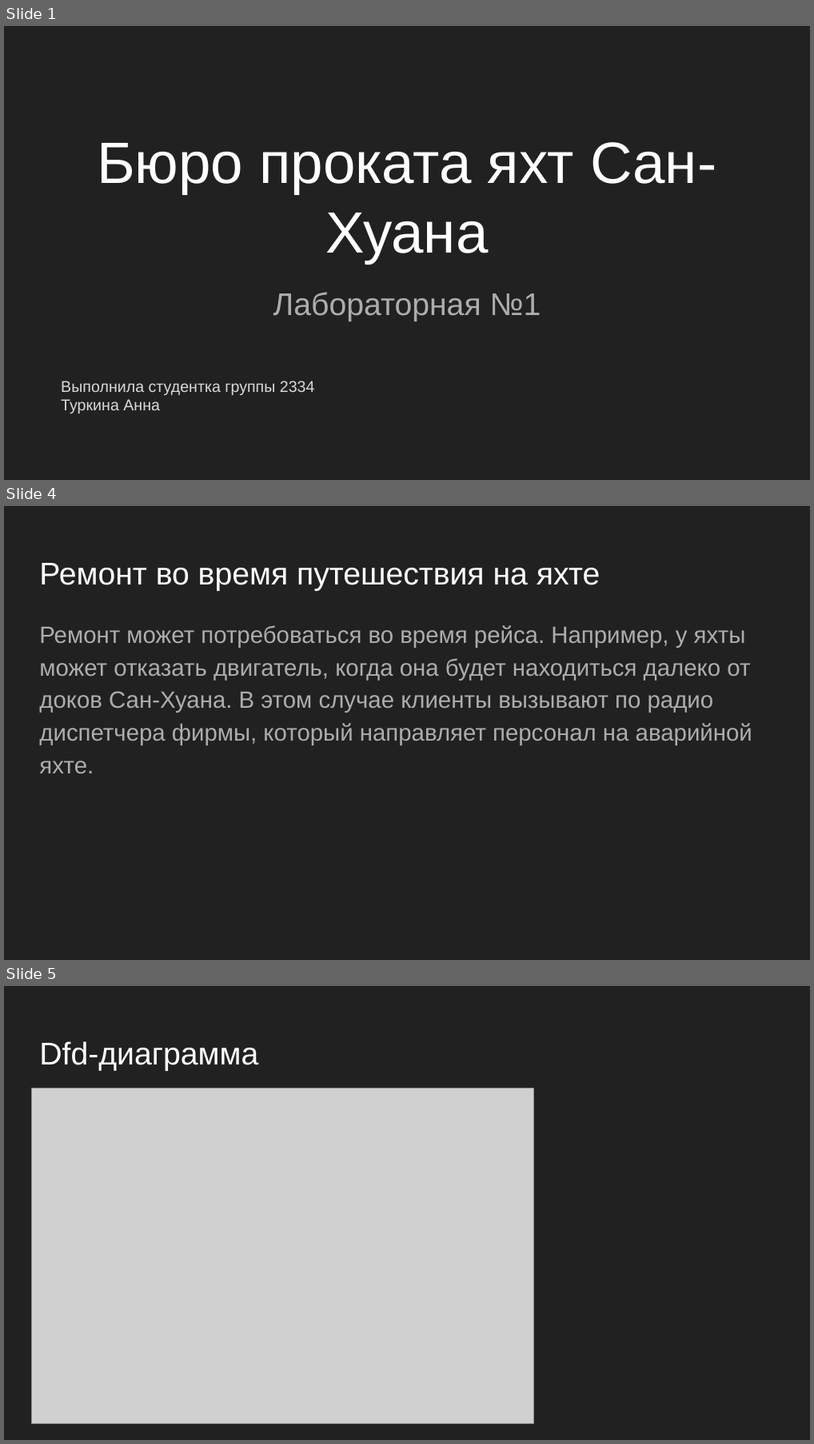
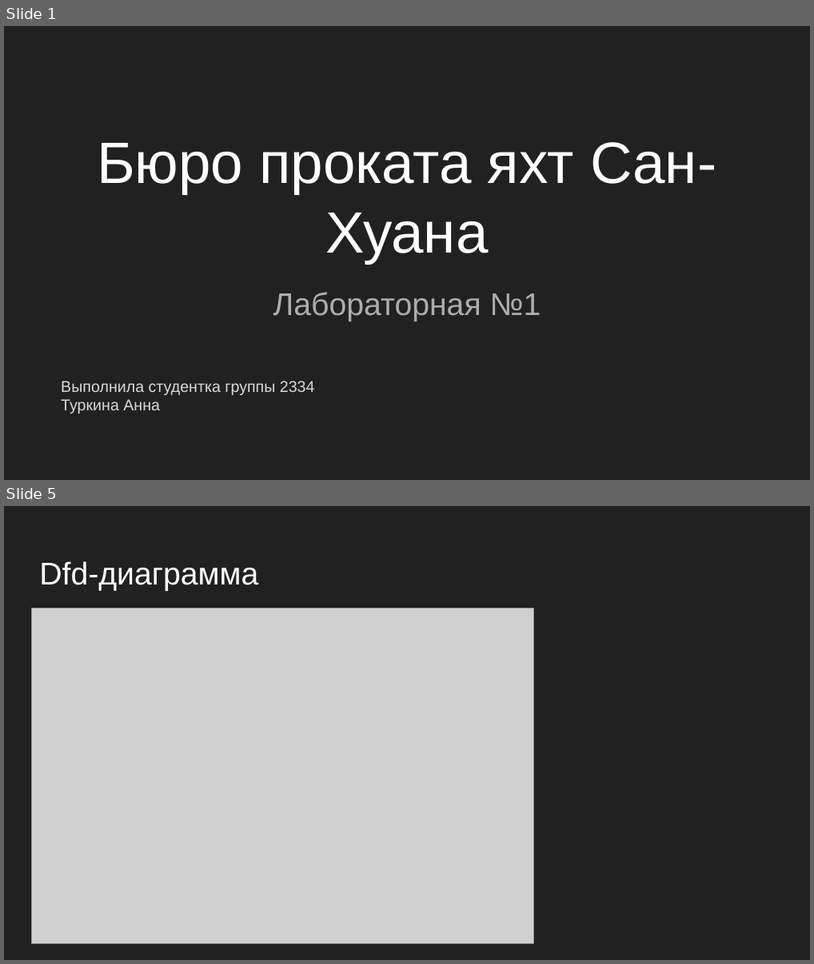
Before and after one commit to TonikX/ITMO_FSPO_DataBases_2020-2021, a slide deck: students/y2334/Turkina Anna/Бюро проката яхт.pptx. Shown one above the other, each under a label of ours: slides 1, 4 and 5 before the commit, slides 1 and 5 after it; the slides between them are not shown. The pictures are 814x1444 and 814x964 pixels, drawn with LibreOffice and Linux fonts; fonts in the diff are those of the drawing; grey boxes stand for pictures. Boxes give left, top, right and bottom in pixels: in the first picture for what was removed or moved away, otherwise in the second. Text is boxed around its words. In the diff, an @@ line names an element or a change of style, - is before the commit and + after.

```diff
--- a/students/y2334/Turkina Anna/Бюро проката яхт.pptx
+++ b/students/y2334/Turkina Anna/Бюро проката яхт.pptx
@@ slide 4 removed at bbox=[4, 506, 810, 960], background #212121 @@
@@ title removed at bbox=[39, 563, 601, 591] @@
-Ремонт во время путешествия на яхте
@@ text removed at bbox=[39, 625, 753, 773] @@
-Ремонт может потребоваться во время рейса. Например, у яхты может отказать двигатель, когда она будет находиться далеко от доков Сан-Хуана. В этом случае клиенты вызывают по радио диспетчера фирмы, который направляет персонал на аварийной яхте.
```
Also in this commit, not shown: 1 slide changed, 2 slides added, 1 other slide removed.
